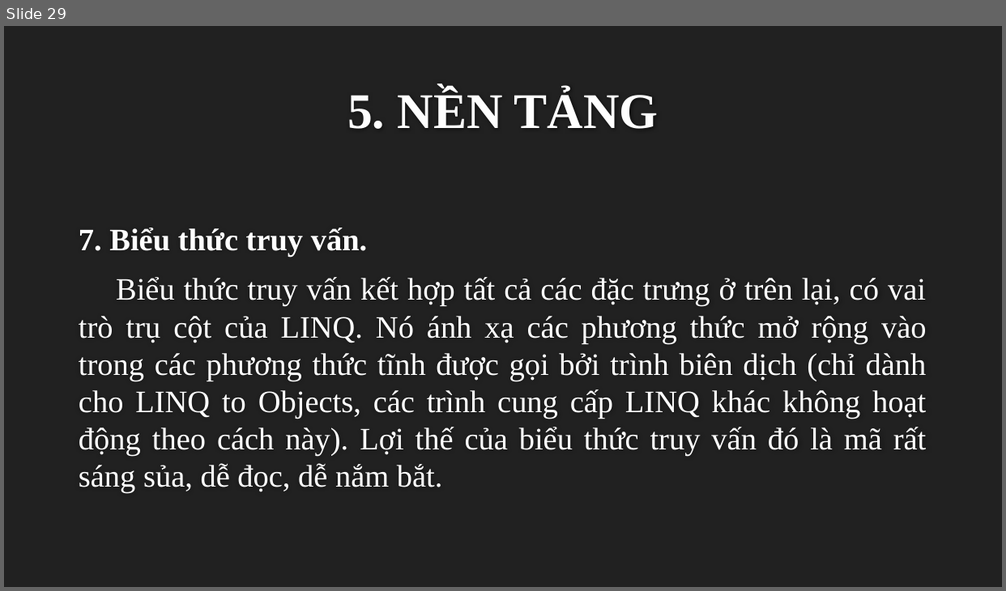
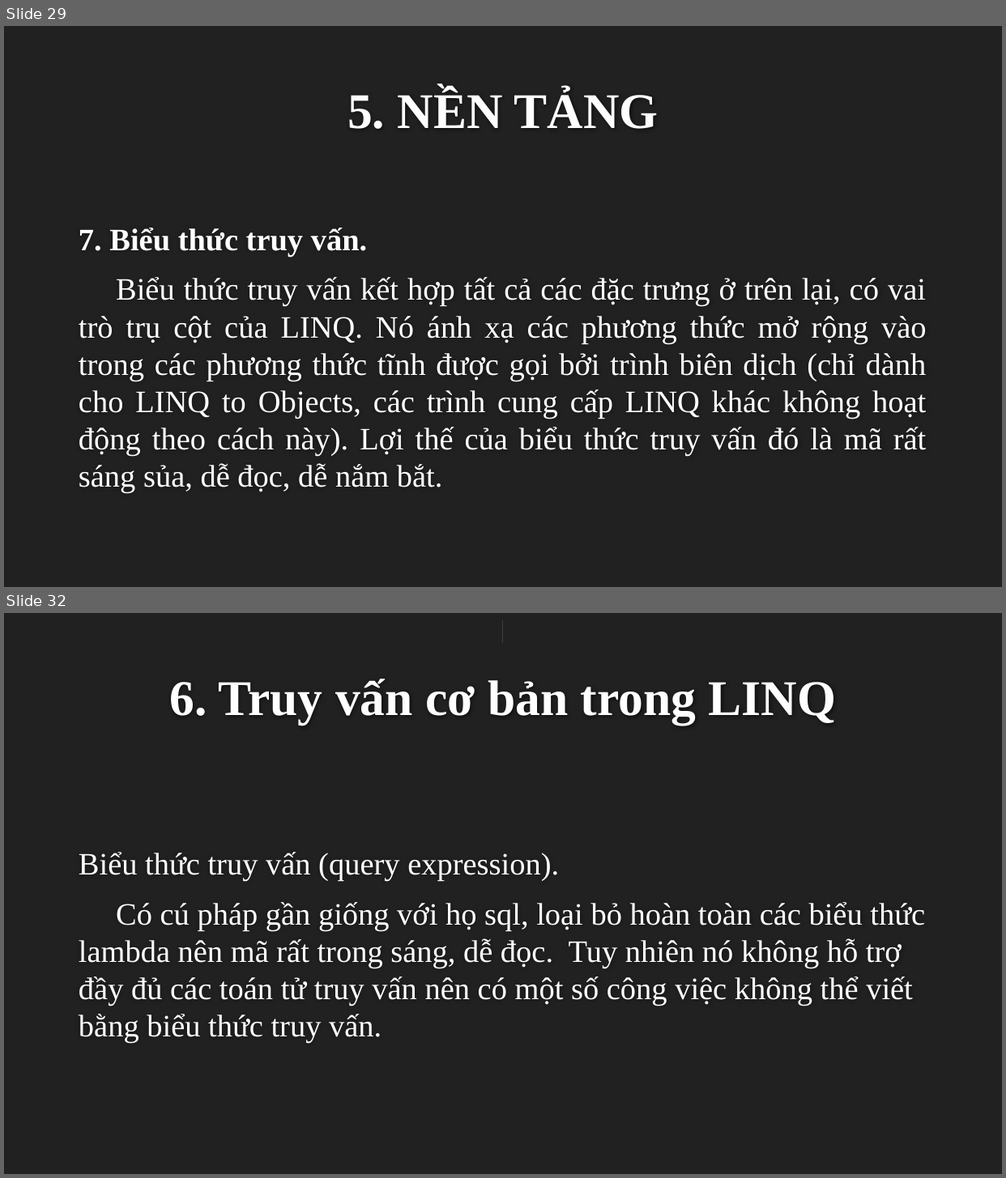
Before and after one commit to dotrunghieu0903/CongNgheNet, a slide deck: LINQ-NEW.pptx. Shown one above the other, each under a label of ours: slide 29 before the commit, slides 29 and 32 after it; the slides between them are not shown. The pictures are 1006x591 and 1006x1178 pixels, drawn with LibreOffice and Linux fonts; fonts in the diff are those of the drawing; background and template pictures are left out. Boxes give left, top, right and bottom in pixels: in the first picture for what was removed or moved away, otherwise in the second. Text is boxed around its words. In the diff, an @@ line names an element or a change of style, - is before the commit and + after.

```diff
--- a/LINQ-NEW.pptx
+++ b/LINQ-NEW.pptx
@@ slide 32 added at bbox=[4, 613, 1002, 1174], background #212121 @@
@@ rectangle added at bbox=[503, 620, 503, 643], fill #FFFFFF @@
@@ title added at bbox=[169, 679, 836, 724], 48 pt, text #FEFEFE, bold @@
+6. Truy vấn cơ bản trong LINQ
@@ text added at bbox=[79, 852, 925, 1043], 30 pt, text #FFFFFF @@
+Biểu thức truy vấn (query expression).
+Có cú pháp gần giống với họ sql, loại bỏ hoàn toàn các biểu thức lambda nên mã rất trong sáng, dễ đọc. Tuy nhiên nó không hỗ trợ đầy đủ các toán tử truy vấn nên có một số công việc không thể viết bằng biểu thức truy vấn.
```
Also in this commit, not shown: 1 slide changed, 4 other slides added.
